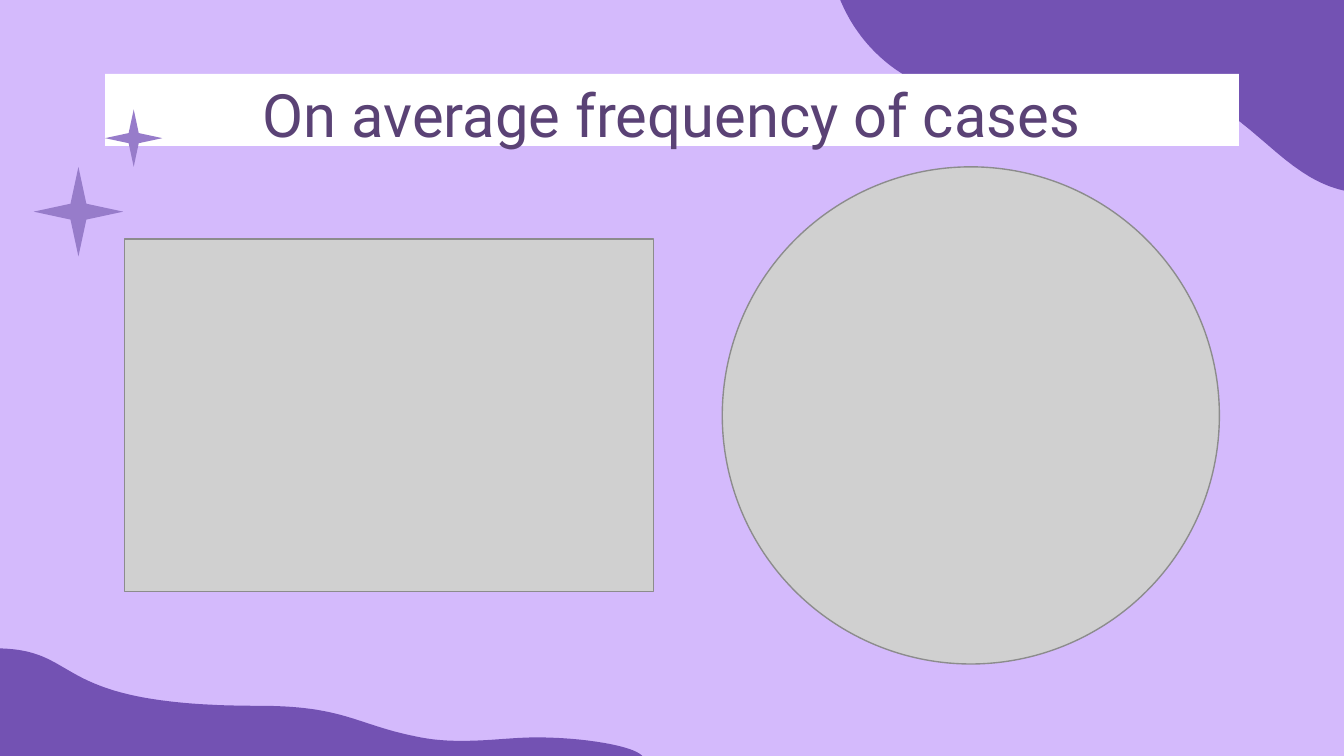
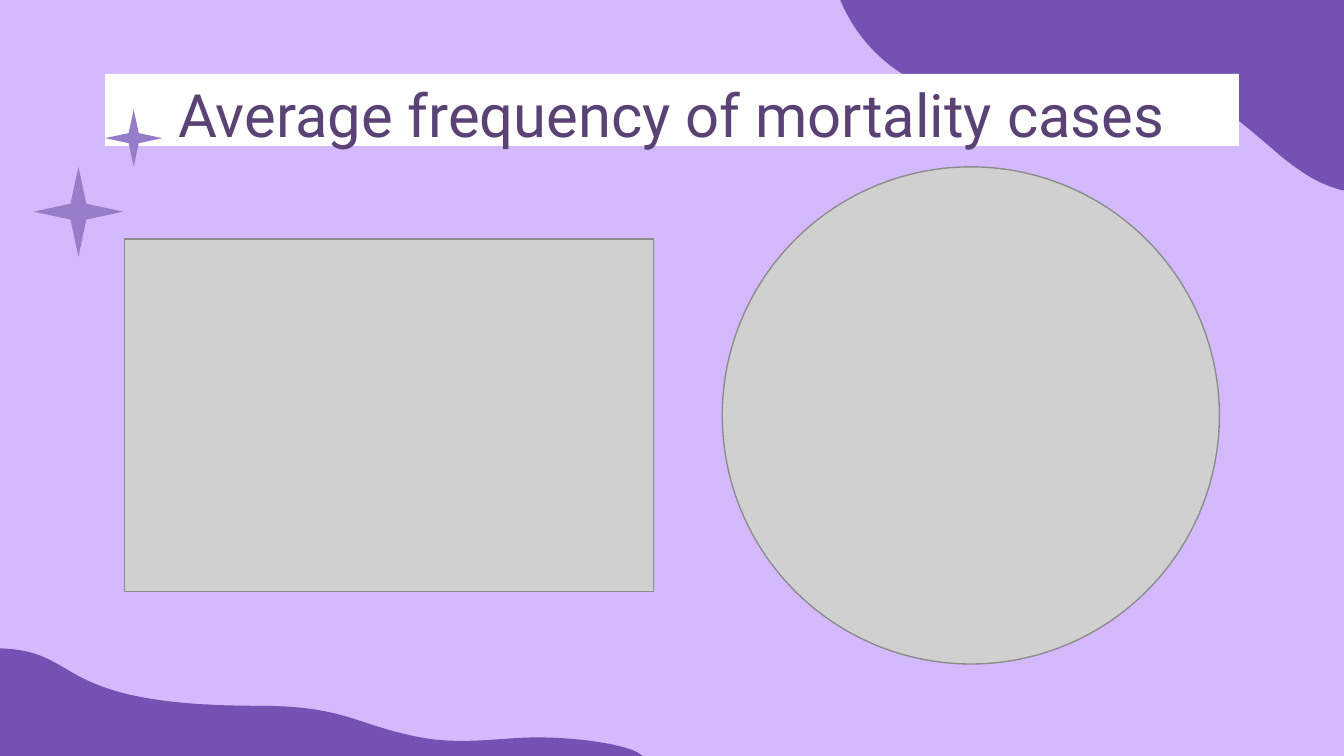
Before and after one commit to iagonzal/An-Analysis-of-Epilepsy-and-Neurological-Mortality, a slide deck: slide 9 of An Analysis of Epilepsy and Neurological Mortality.pptx. Drawn at 1344x756 pixels with LibreOffice and Linux fonts; fonts in the diff are those of the drawing; grey boxes stand for pictures. Boxes give left, top, right and bottom in pixels: in the first picture for what was removed or moved away, otherwise in the second. Text is boxed around its words. In the diff, an @@ line names an element or a change of style, - is before the commit and + after.

Commit message:
Presentation Update

```diff
--- a/An Analysis of Epilepsy and Neurological Mortality.pptx
+++ b/An Analysis of Epilepsy and Neurological Mortality.pptx
@@ title at [178, 91, 1164, 152]: text changed @@
-On average frequency of cases
+Average frequency of mortality cases
```
Also in this commit, not shown: 1 other file.
